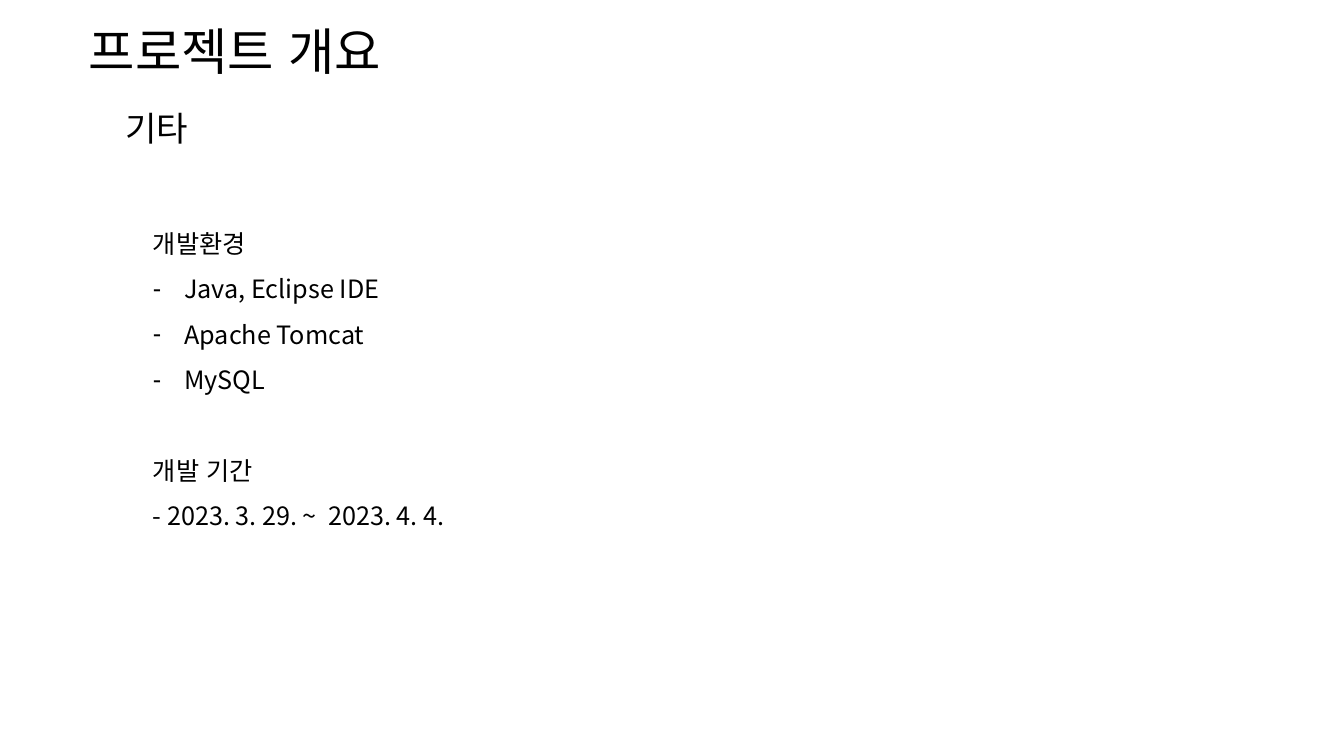
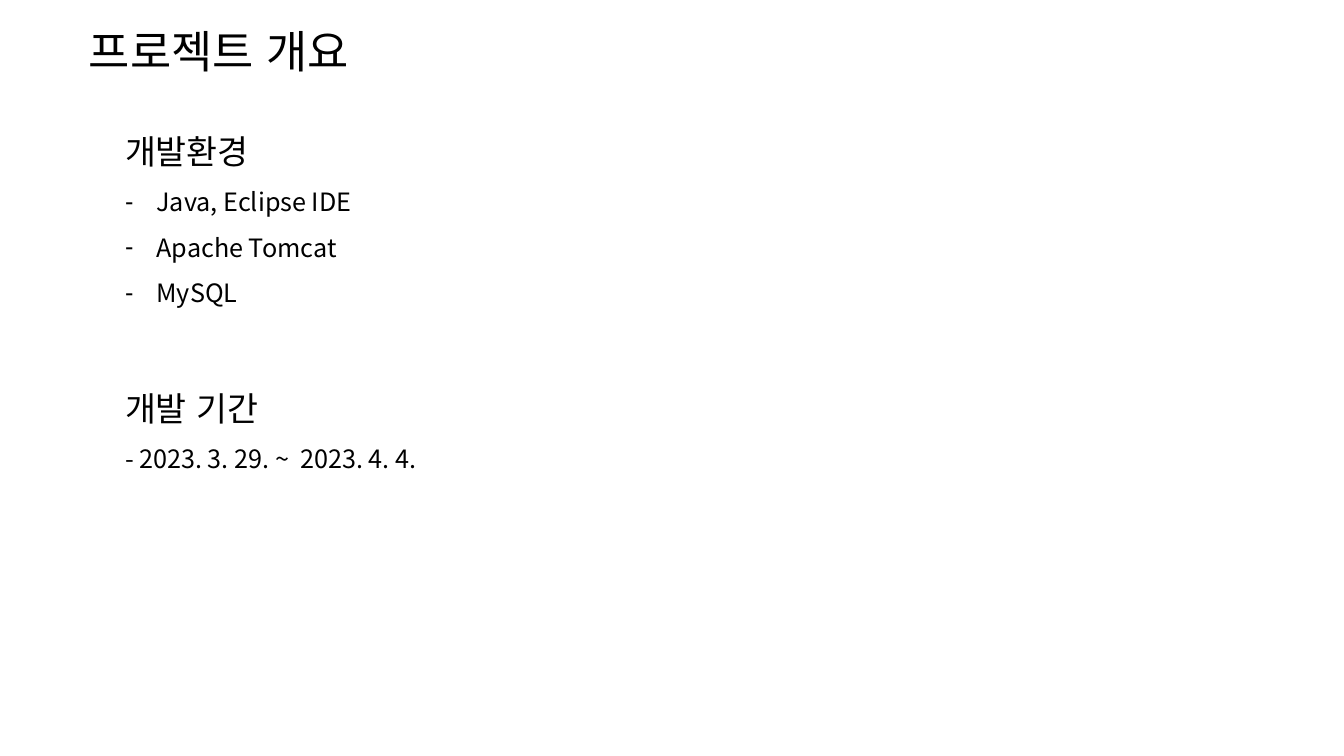
Before and after one commit to DevDogFe/baseball, a slide deck: slide 4 of 숫자 야구.pptx. Drawn at 1344x756 pixels with LibreOffice and Linux fonts; fonts in the diff are those of the drawing. Boxes give left, top, right and bottom in pixels: in the first picture for what was removed or moved away, otherwise in the second. Text is boxed around its words. In the diff, an @@ line names an element or a change of style, - is before the commit and + after.

```diff
--- a/숫자 야구.pptx
+++ b/숫자 야구.pptx
@@ title "프로젝트 개요" at bbox=[89, 31, 348, 72]: size 36 to 32 pt @@
@@ text "개발환경": place and size @@
-text "개발환경" at bbox=[153, 232, 444, 526]
+text "개발환경" at bbox=[125, 136, 417, 469]
@@ text removed at bbox=[125, 112, 188, 144] @@
-기타
@@ text at bbox=[125, 136, 258, 424]: size 18 to 24 pt in "개발환경", "개발 기간" @@
```
Also in this commit, not shown: 13 other slides changed, 1 slide added, 3 other files.
